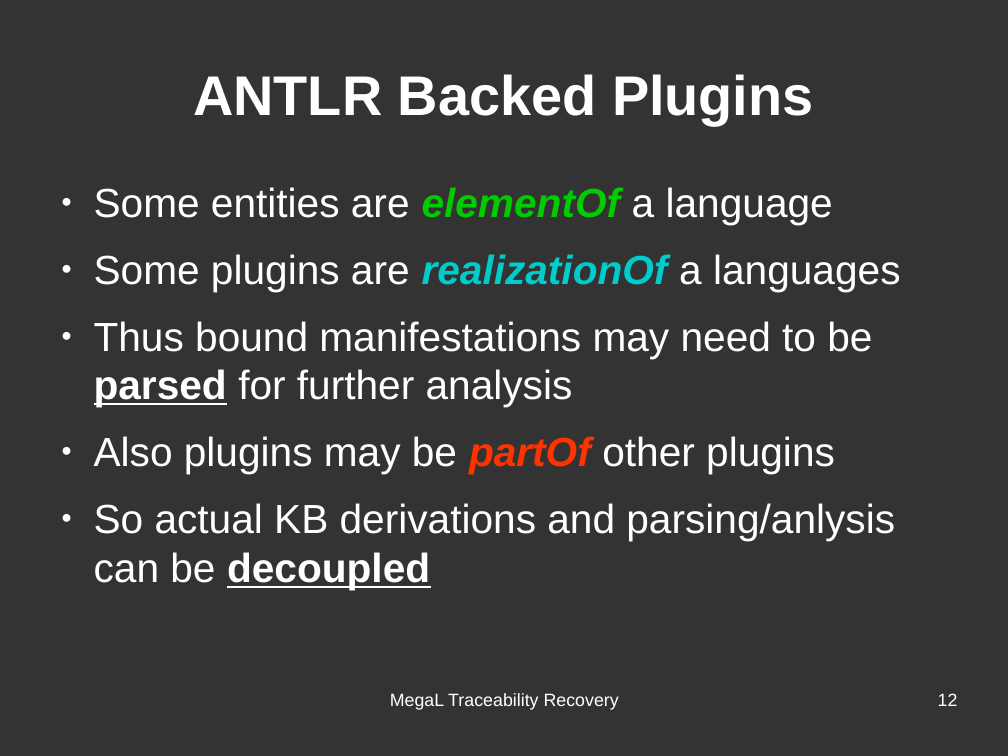
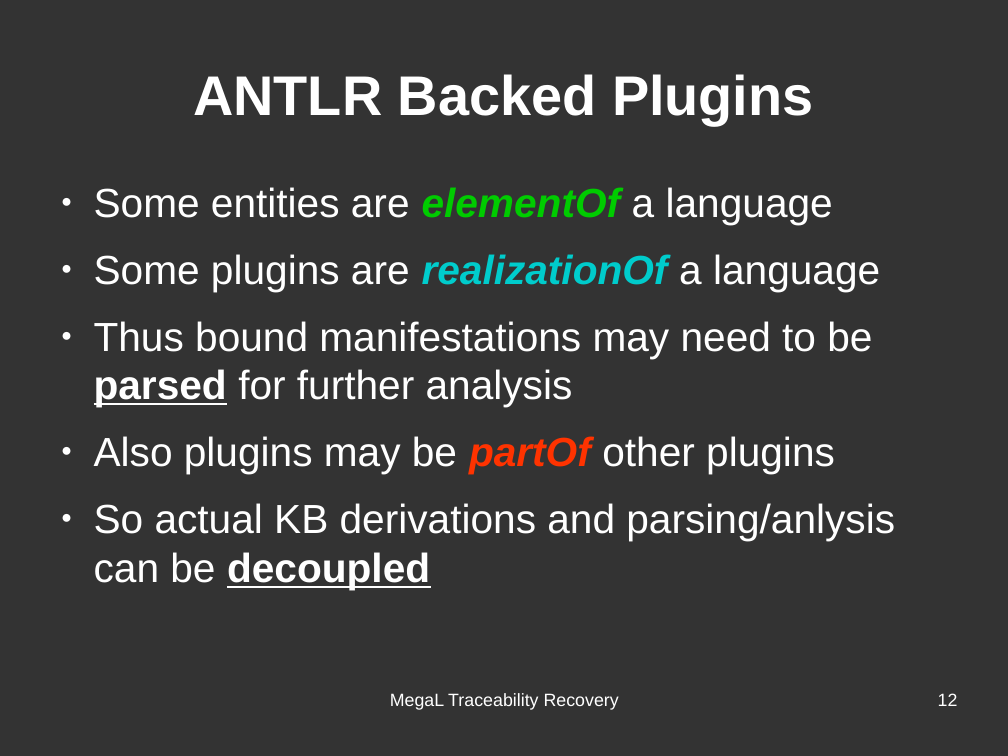
Before and after one commit to hayasam/megal-tr, a slide deck: slide 12 of slides/meeting-2016-06-28/meeting-2016-06-28.odp. Drawn at 1008x756 pixels with LibreOffice and Linux fonts; fonts in the diff are those of the drawing. Boxes give left, top, right and bottom in pixels: in the first picture for what was removed or moved away, otherwise in the second. Text is boxed around its words. In the diff, an @@ line names an element or a change of style, - is before the commit and + after.

```diff
--- a/slides/meeting-2016-06-28/meeting-2016-06-28.odp
+++ b/slides/meeting-2016-06-28/meeting-2016-06-28.odp
@@ text at (94,254,880,292): text changed @@
-● Some plugins are realizationOf a languages
+● Some plugins are realizationOf a language
```
Also in this commit, not shown: 5 other slides changed, 3 slides added, 3 other files.
